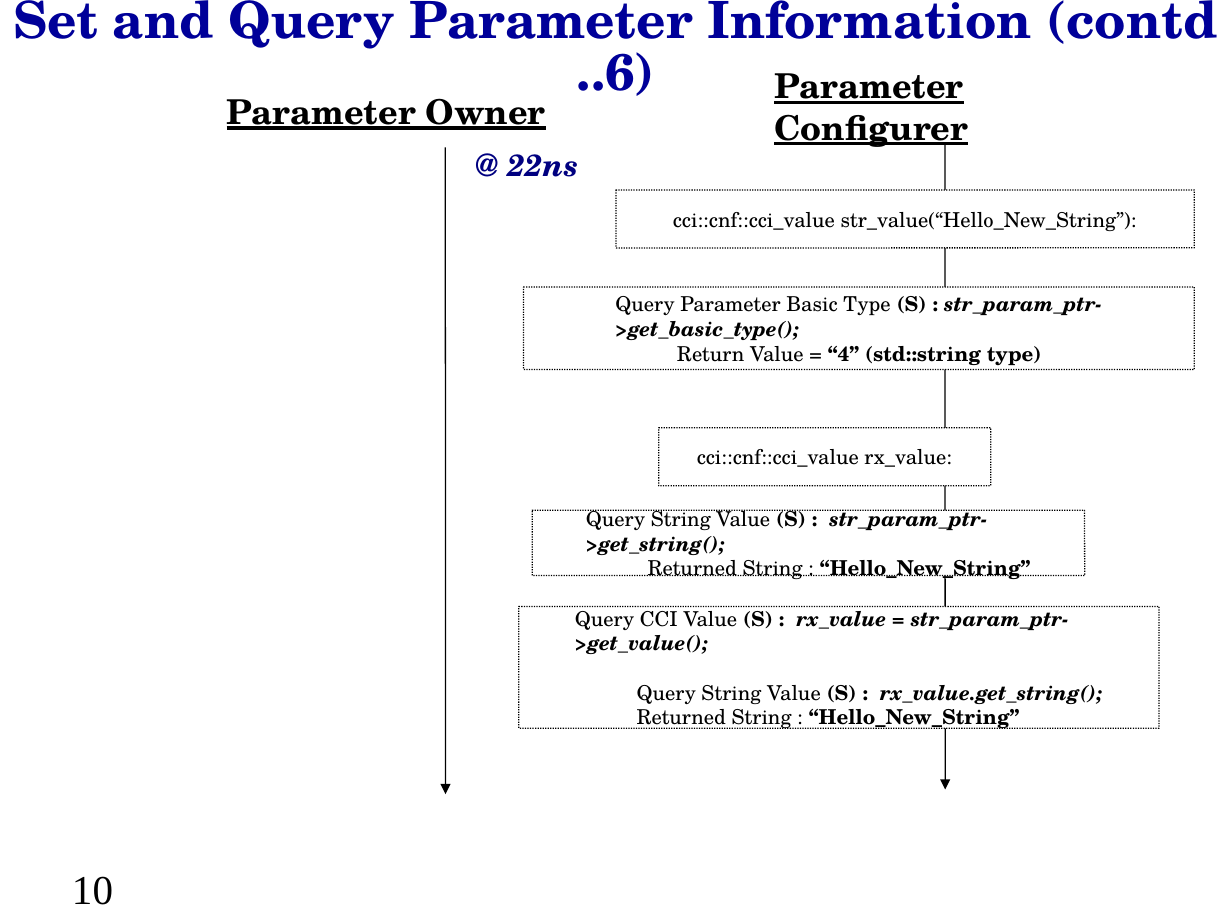
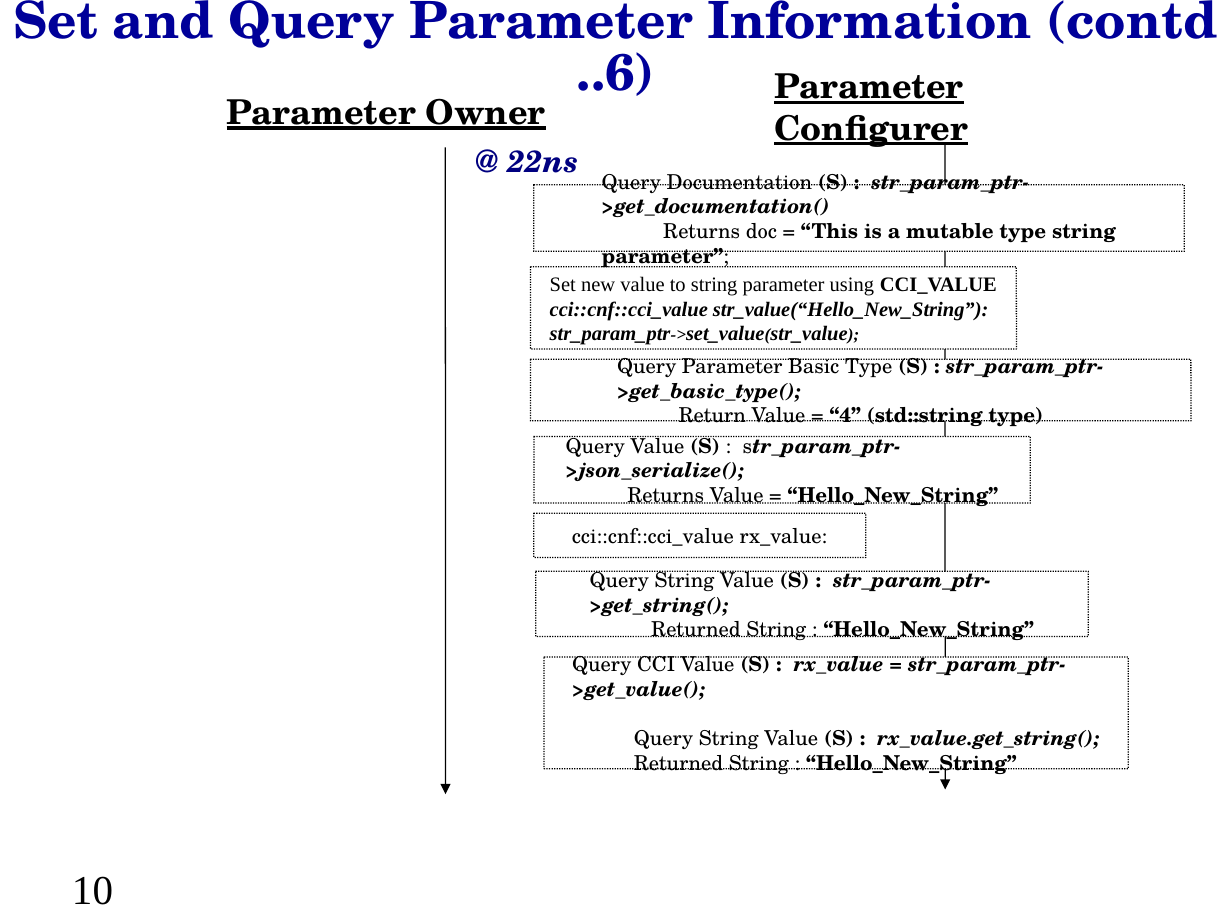
Before and after one commit to accellera-official/cci, a slide deck: slide 10 of examples/ex7_Parameter_Information/docs/ex7_Parameter_Information.ppt. Drawn at 1232x924 pixels with LibreOffice and Linux fonts; fonts in the diff are those of the drawing; background and template pictures are left out. Boxes give left, top, right and bottom in pixels: in the first picture for what was removed or moved away, otherwise in the second. Text is boxed around its words. In the diff, an @@ line names an element or a change of style, - is before the commit and + after.

```diff
--- a/examples/ex7_Parameter_Information/docs/ex7_Parameter_Information.ppt
+++ b/examples/ex7_Parameter_Information/docs/ex7_Parameter_Information.ppt
@@ text "@ 22ns": place and size @@
-text "@ 22ns" at bbox=[507, 154, 578, 177]
+text "@ 22ns" at bbox=[507, 150, 578, 173]
@@ rounded rectangle added at bbox=[533, 185, 1184, 251], fill #FFFFFF, outline #000000 0.74 pt dashed, 12 pt, text #000000, bold @@
+Query Documentation (S) : str_param_ptr->get_documentation()
+Returns doc = “This is a mutable type string parameter”;
@@ rounded rectangle "Set new value to string ...": place and size @@
-rounded rectangle "Set new value to string ..." at bbox=[616, 190, 1194, 248]
+rounded rectangle "Set new value to string ..." at bbox=[531, 267, 1016, 350]
@@ text in rounded rectangle at bbox=[550, 276, 997, 345]: text changed; font TeX Gyre Schola to Times New Roman; bold on; italic on @@
-cci::cnf::cci_value str_value(“Hello_New_String”):
+Set new value to string parameter using CCI_VALUE
+cci::cnf::cci_value str_value(“Hello_New_String”):
+str_param_ptr->set_value(str_value);
@@ rounded rectangle "Query Parameter Basic Type (S) ...": place and size @@
-rounded rectangle "Query Parameter Basic Type (S) ..." at bbox=[524, 287, 1194, 370]
+rounded rectangle "Query Parameter Basic Type (S) ..." at bbox=[531, 360, 1191, 421]
@@ rounded rectangle added at bbox=[533, 436, 1030, 503], fill #FFFFFF, outline #000000 0.74 pt dashed, 12 pt, text #000000, bold @@
+Query Value (S) : str_param_ptr->json_serialize();
+Returns Value = “Hello_New_String”
@@ rounded rectangle "cci::cnf::cci_value rx_value:": place and size @@
-rounded rectangle "cci::cnf::cci_value rx_value:" at bbox=[659, 428, 991, 485]
+rounded rectangle "cci::cnf::cci_value rx_value:" at bbox=[533, 514, 865, 558]
@@ rounded rectangle "Query String Value (S) : ...": place and size @@
-rounded rectangle "Query String Value (S) : ..." at bbox=[532, 510, 1084, 575]
+rounded rectangle "Query String Value (S) : ..." at bbox=[536, 572, 1088, 637]
@@ rounded rectangle "Query CCI Value (S) : ...": place and size @@
-rounded rectangle "Query CCI Value (S) : ..." at bbox=[519, 606, 1159, 728]
+rounded rectangle "Query CCI Value (S) : ..." at bbox=[545, 657, 1129, 769]
```
Also in this commit, not shown: 11 other slides changed, 4 other files.
